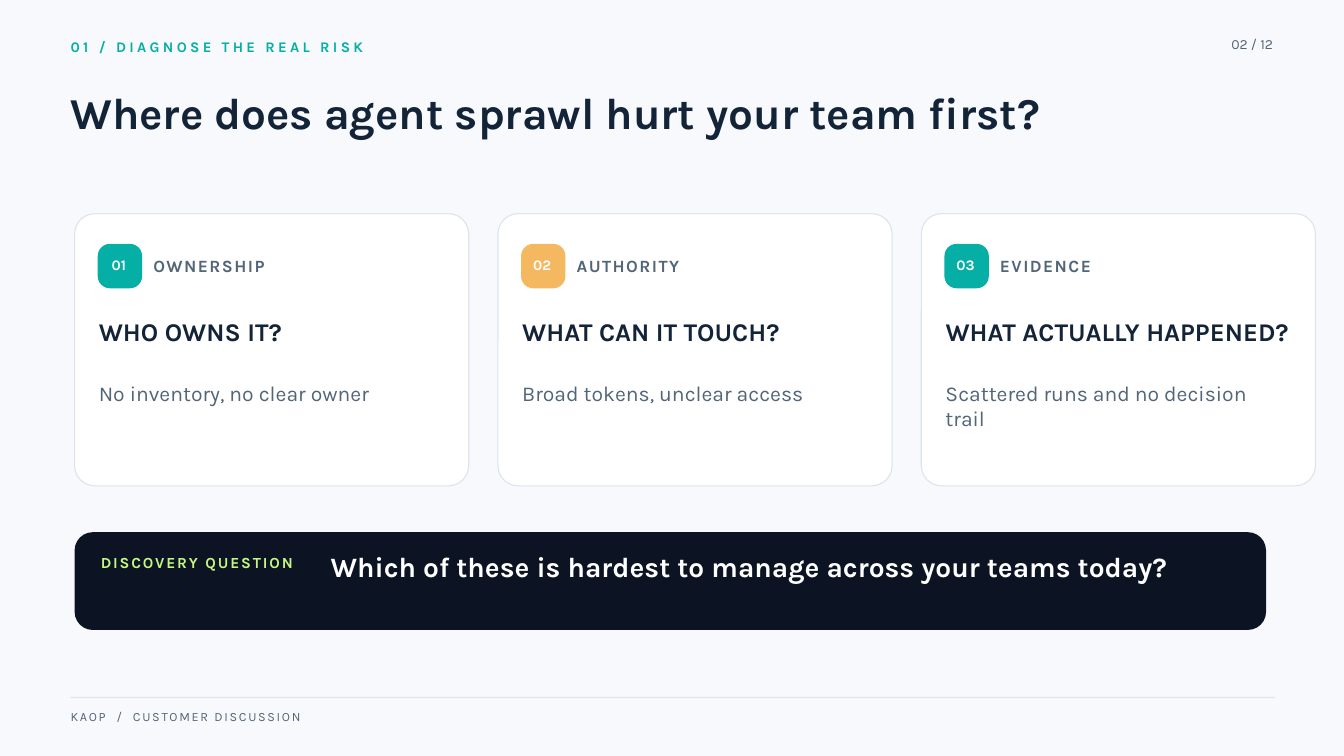
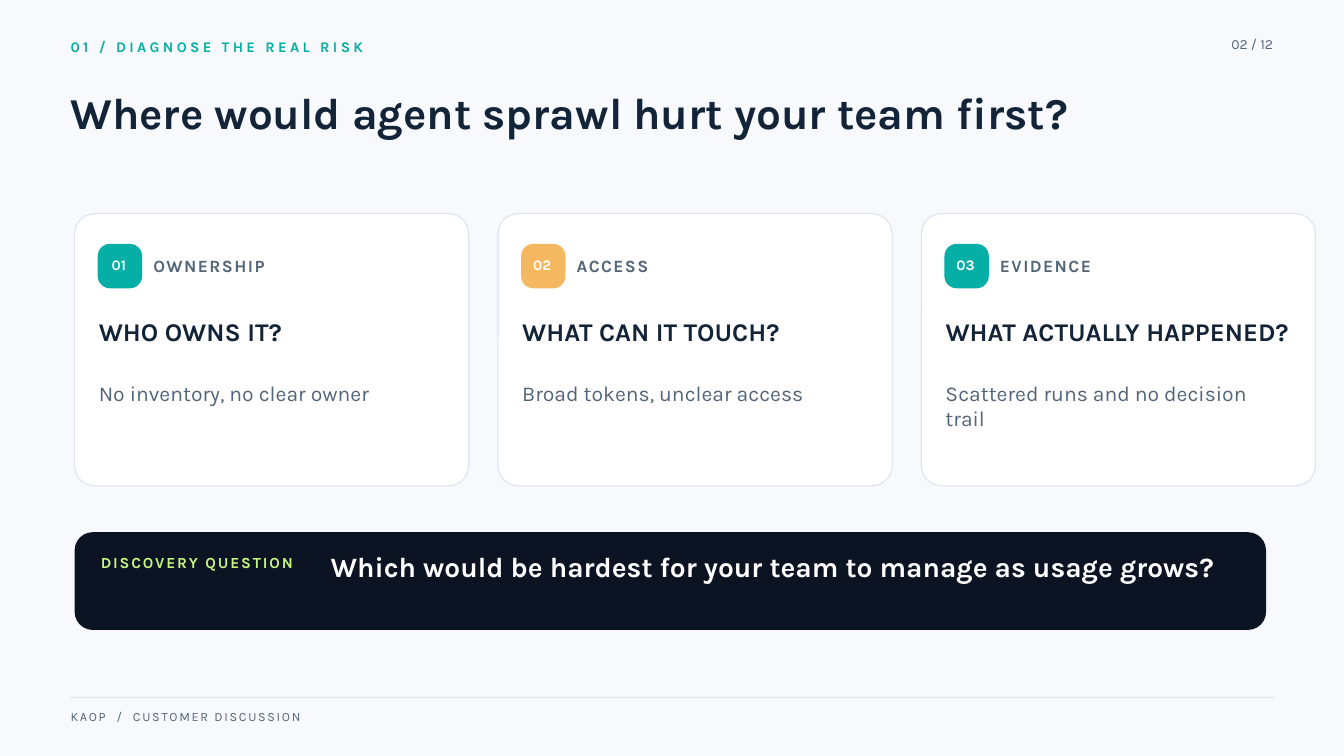
Before and after one commit to chizeni24/komodor-production-lab, a slide deck: slide 2 of docs/presentation/KAOP_Customer_Pitch.pptx. Drawn at 1344x756 pixels with LibreOffice and Linux fonts; fonts in the diff are those of the drawing. Boxes give left, top, right and bottom in pixels: in the first picture for what was removed or moved away, otherwise in the second. Text is boxed around its words. In the diff, an @@ line names an element or a change of style, - is before the commit and + after.

```diff
--- a/docs/presentation/KAOP_Customer_Pitch.pptx
+++ b/docs/presentation/KAOP_Customer_Pitch.pptx
@@ text at (71,97,1068,140): text changed @@
-Where does agent sprawl hurt your team first?
+Where would agent sprawl hurt your team first?
@@ text at (577,260,649,272): text changed @@
-AUTHORITY
+ACCESS
@@ text at (331,557,1214,584): text changed @@
-Which of these is hardest to manage across your teams today?
+Which would be hardest for your team to manage as usage grows?
```
Also in this commit, not shown: 2 other slides changed, 1 other file.
